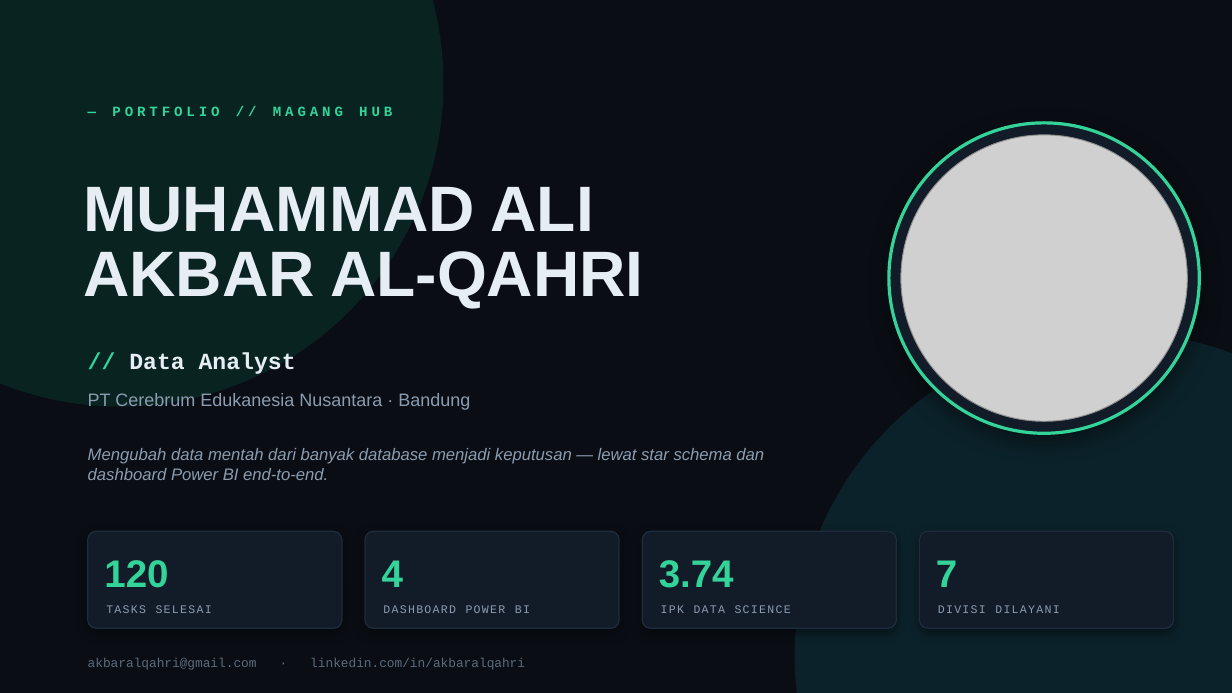
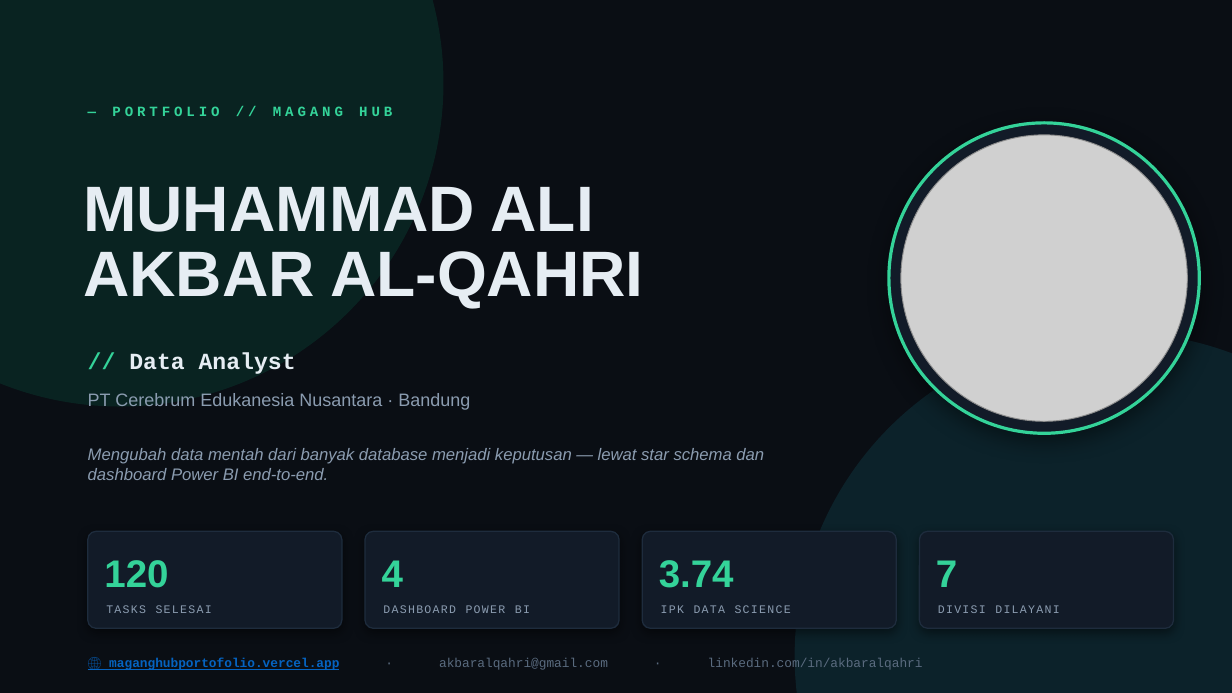
Before and after one commit to akbaralqahri/maganghubportofolio, a slide deck: slide 1 of Portofolio_Ali_Akbar_DataAnalyst.pptx. Drawn at 1232x693 pixels with LibreOffice and Linux fonts; fonts in the diff are those of the drawing; grey boxes stand for pictures. Boxes give left, top, right and bottom in pixels: in the first picture for what was removed or moved away, otherwise in the second. Text is boxed around its words. In the diff, an @@ line names an element or a change of style, - is before the commit and + after.

```diff
--- a/Portofolio_Ali_Akbar_DataAnalyst.pptx
+++ b/Portofolio_Ali_Akbar_DataAnalyst.pptx
@@ text at (x1=109, y1=658, x2=923, y2=670): text changed @@
-akbaralqahri@gmail.com · linkedin.com/in/akbaralqahri
+🌐 maganghubportofolio.vercel.app · akbaralqahri@gmail.com · linkedin.com/in/akbaralqahri
```
Also in this commit, not shown: 9 other slides changed, 12 other files.
